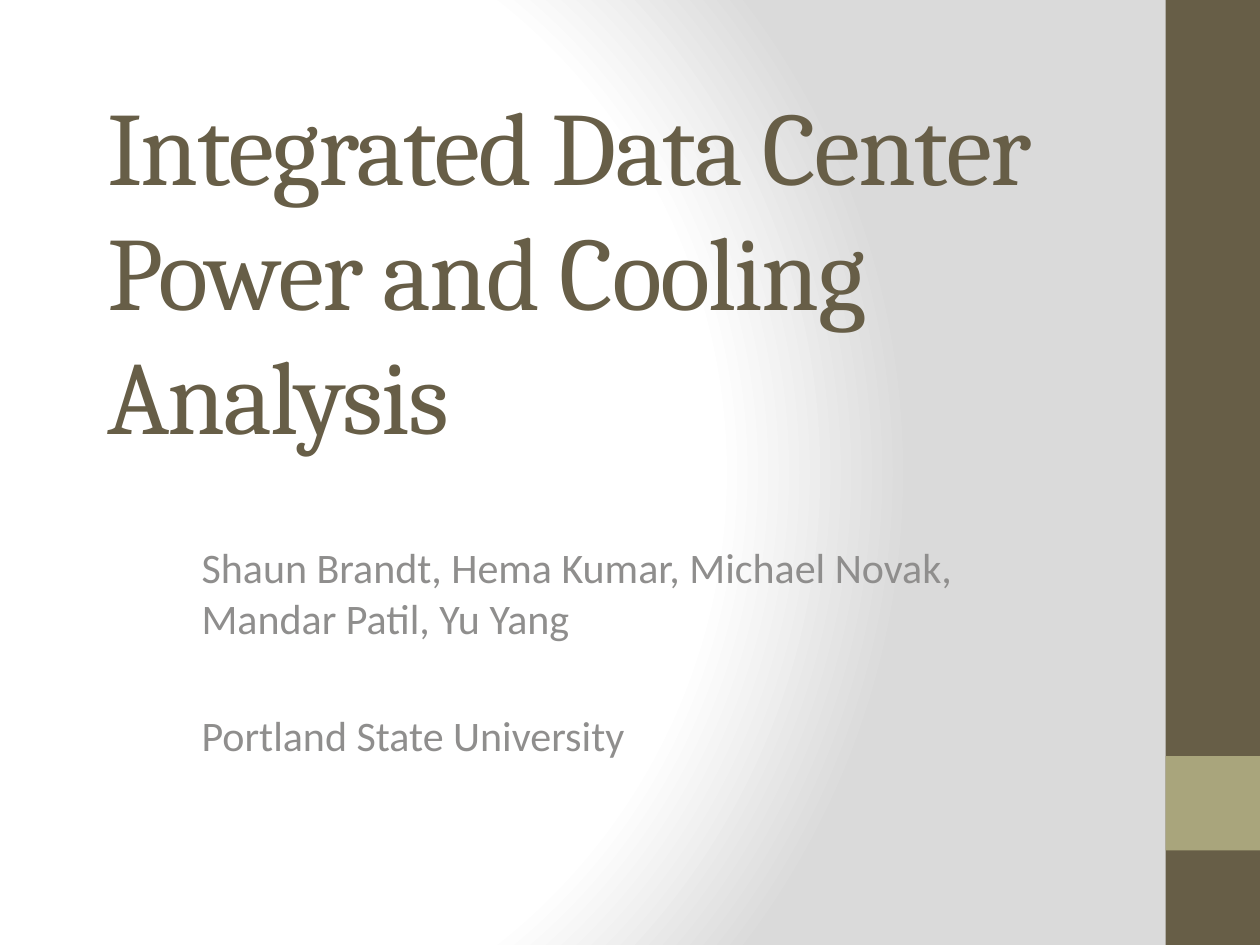
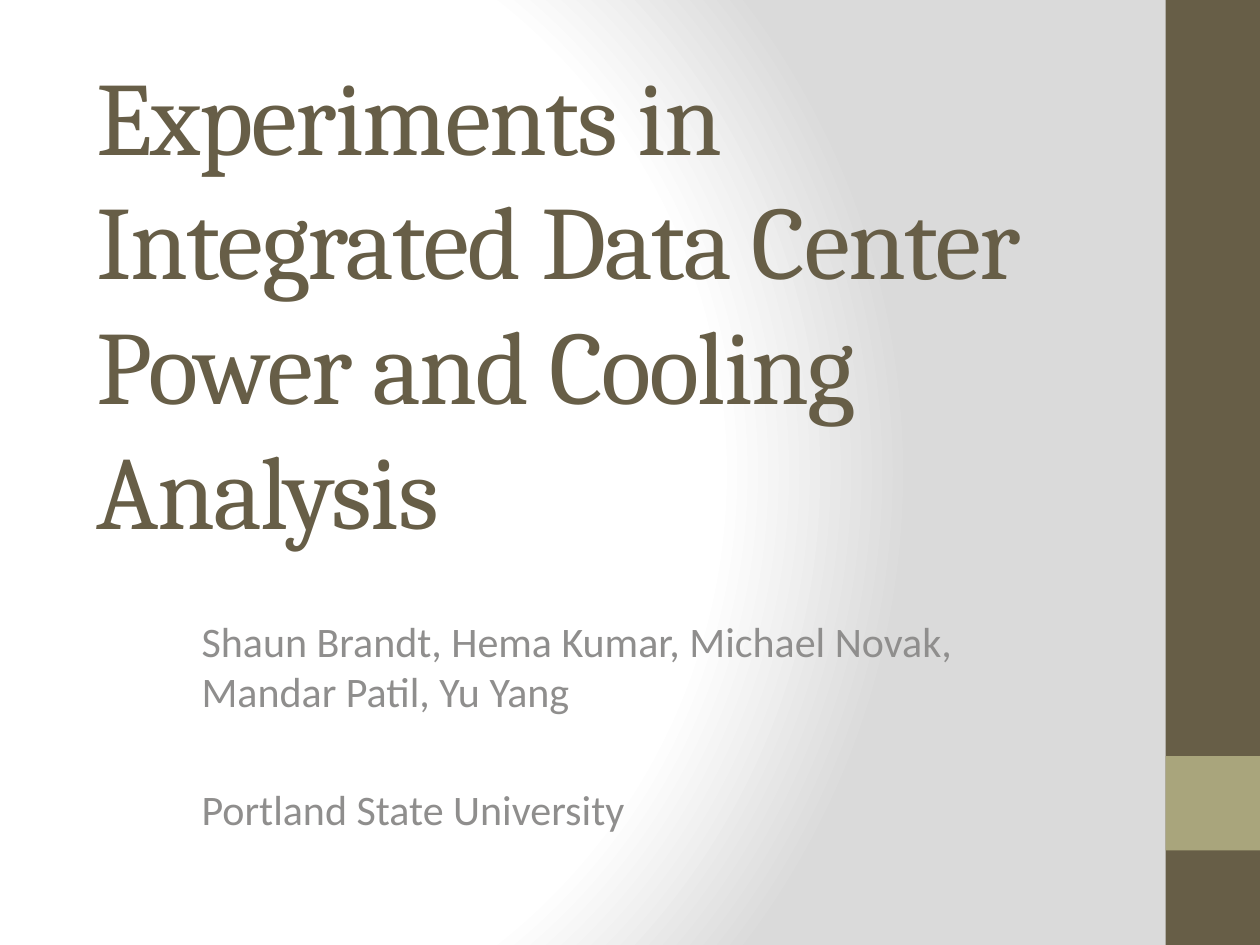
Before and after one commit to hemakumar/Data-Analysis_Group4c, a slide deck: slide 1 of paper/Integrated Data Center Power and Cooling Analysis.pptx. Drawn at 1260x945 pixels with LibreOffice and Linux fonts; fonts in the diff are those of the drawing. Boxes give left, top, right and bottom in pixels: in the first picture for what was removed or moved away, otherwise in the second. Text is boxed around its words. In the diff, an @@ line names an element or a change of style, - is before the commit and + after.

```diff
--- a/paper/Integrated Data Center Power and Cooling Analysis.pptx
+++ b/paper/Integrated Data Center Power and Cooling Analysis.pptx
@@ title at <box>97,85,1021,551</box>: text changed @@
-Integrated Data Center Power and Cooling Analysis
+Experiments in Integrated Data Center Power and Cooling Analysis
@@ subtitle "Shaun Brandt, Hema Kumar, Michael ...": place and size @@
-subtitle "Shaun Brandt, Hema Kumar, Michael ..." at <box>202,554,952,758</box>
+subtitle "Shaun Brandt, Hema Kumar, Michael ..." at <box>202,628,952,832</box>
```
Also in this commit, not shown: 6 other slides changed, 1 slide added, 1 slide removed, 1 other file.
